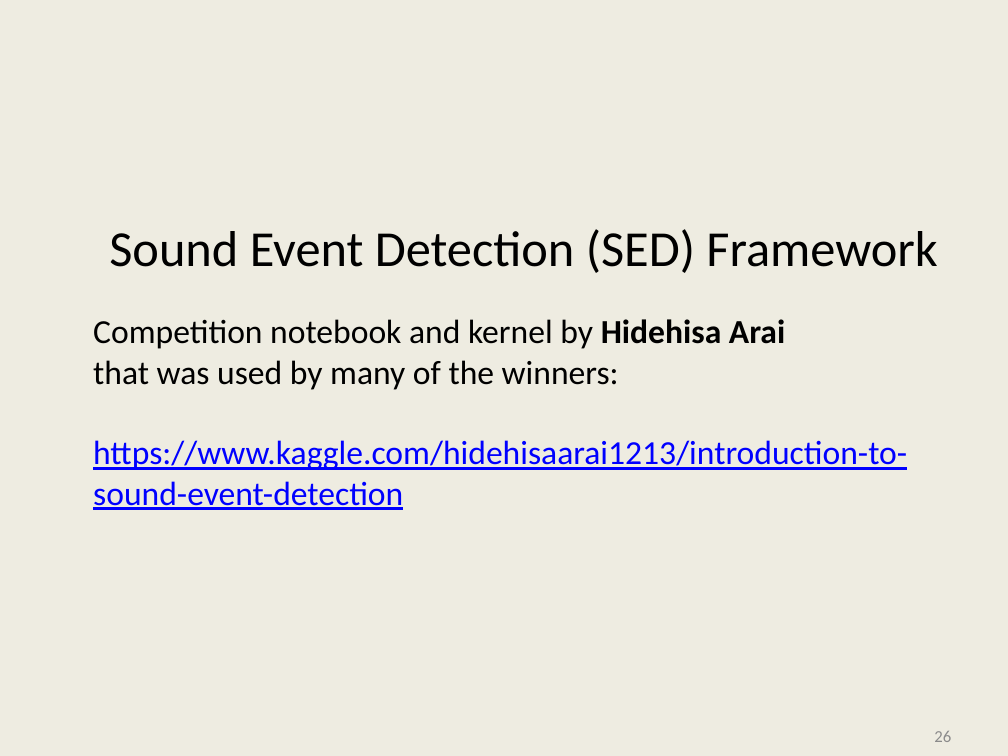
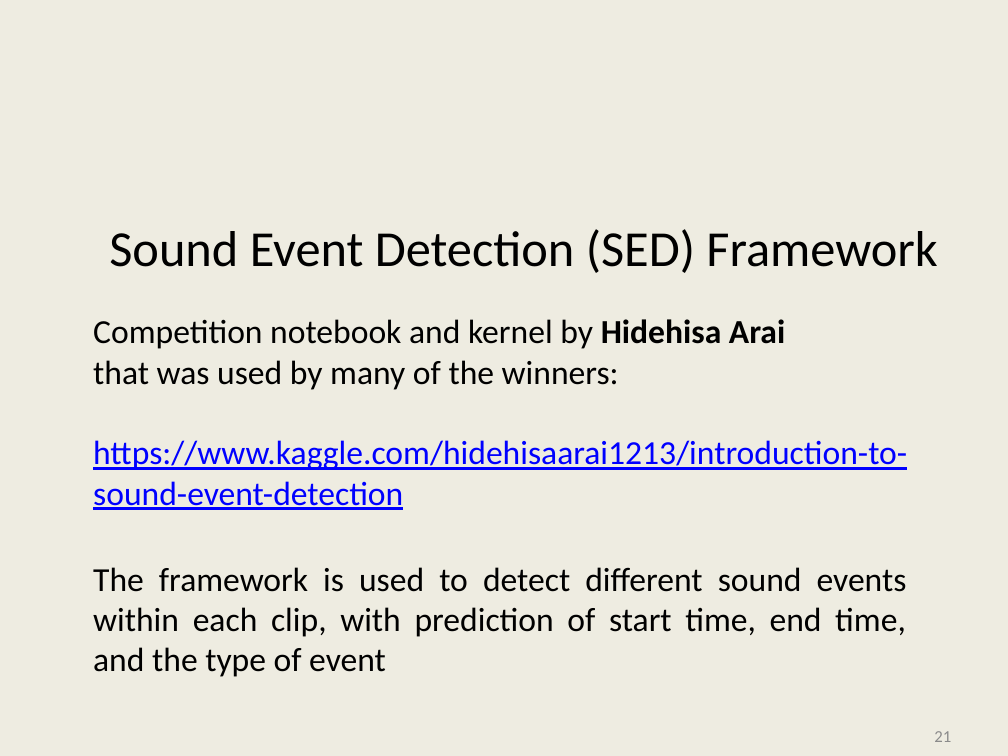
Before and after one commit to kriventsov/kaggle-2020-Cornell-Birdcall-Identification-presentation, a slide deck: slide 21 of Cornell Birdcall.pptx (slide 26 before the commit). Drawn at 1008x756 pixels with LibreOffice and Linux fonts; fonts in the diff are those of the drawing; background and template pictures are left out. Boxes give left, top, right and bottom in pixels: in the first picture for what was removed or moved away, otherwise in the second. Text is boxed around its words. In the diff, an @@ line names an element or a change of style, - is before the commit and + after.

```diff
--- a/Cornell Birdcall.pptx
+++ b/Cornell Birdcall.pptx
@@ text added at [93,567,907,677], 24 pt, text #000000 @@
+The framework is used to detect different sound events within each clip, with prediction of start time, end time, and the type of event
@@ page number at [934,731,951,742]: text changed @@
-26
+21
```
Also in this commit, not shown: 13 other slides changed, 4 slides added, 1 slide removed.
